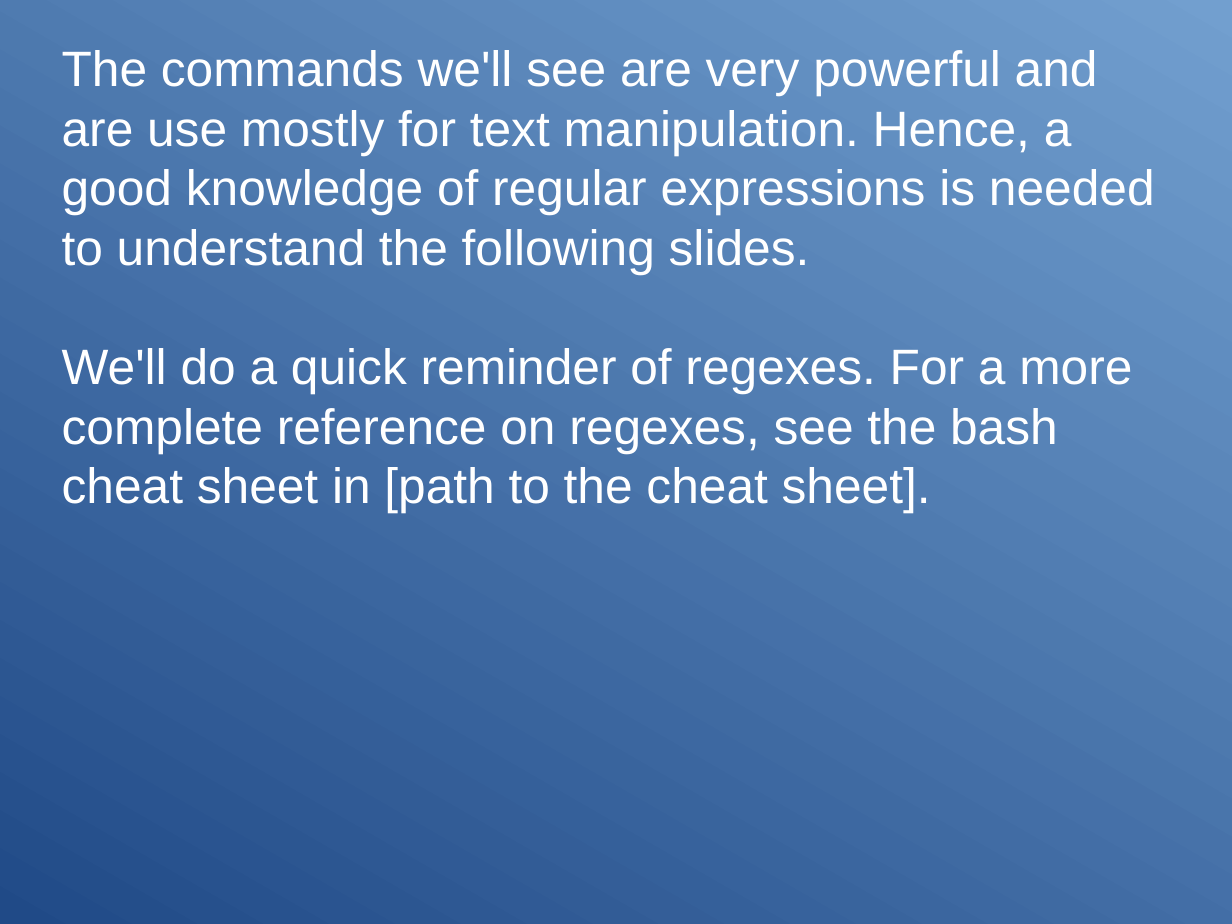
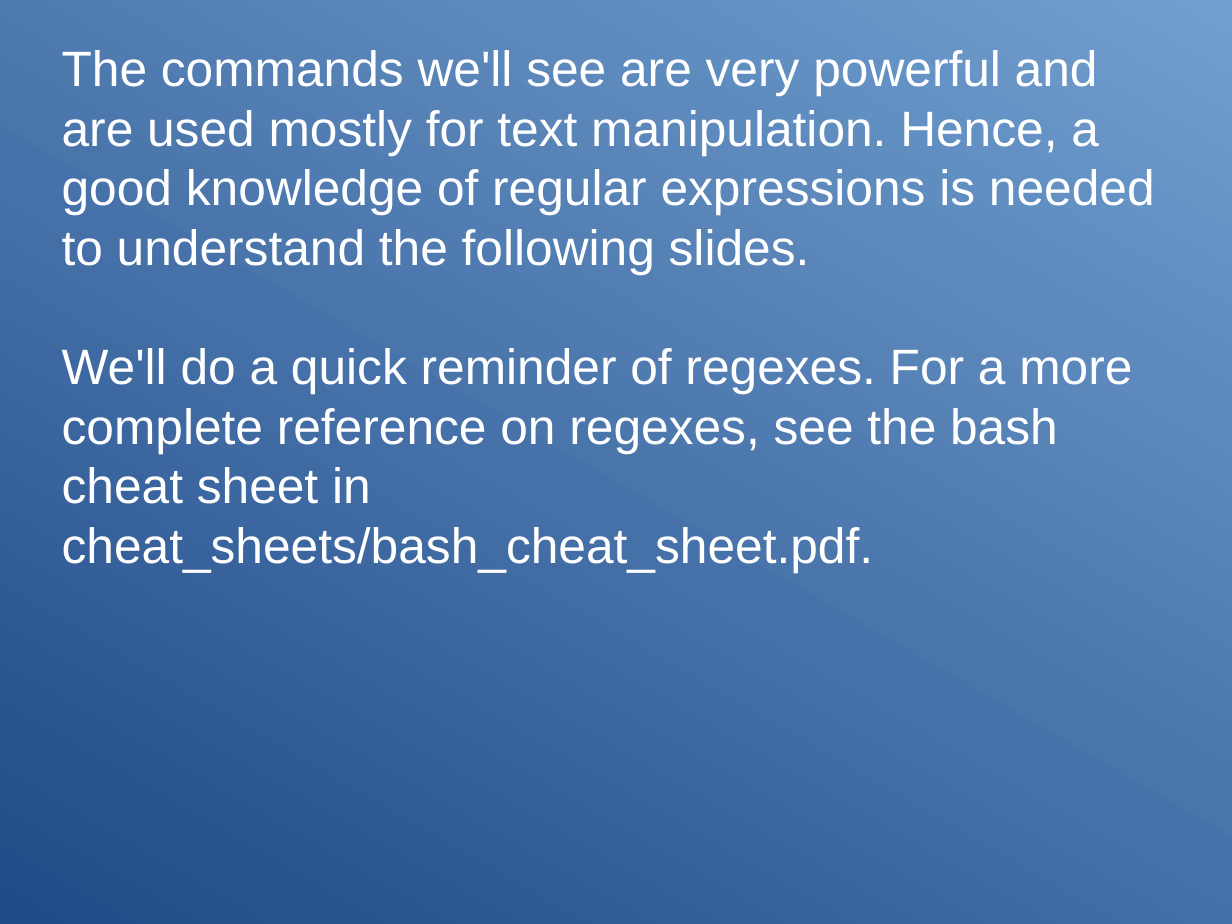
Before and after one commit to Clibre/An-introduction-to-bash, a slide deck: slide 35 of presentation/presentation.odp. Drawn at 1232x924 pixels with LibreOffice and Linux fonts; fonts in the diff are those of the drawing. Boxes give left, top, right and bottom in pixels: in the first picture for what was removed or moved away, otherwise in the second. Text is boxed around its words. In the diff, an @@ line names an element or a change of style, - is before the commit and + after.

```diff
--- a/presentation/presentation.odp
+++ b/presentation/presentation.odp
@@ subtitle at (62, 50, 1155, 573): text changed @@
-The commands we'll see are very powerful and are use mostly for text manipulation. Hence, a good knowledge of regular expressions is needed to understand the following slides.
-We'll do a quick reminder of regexes. For a more complete reference on regexes, see the bash cheat sheet in [path to the cheat sheet].
+The commands we'll see are very powerful and are used mostly for text manipulation. Hence, a good knowledge of regular expressions is needed to understand the following slides.
+We'll do a quick reminder of regexes. For a more complete reference on regexes, see the bash cheat sheet in cheat_sheets/bash_cheat_sheet.pdf.
```
Also in this commit, not shown: 36 other slides changed, 1 slide removed.
